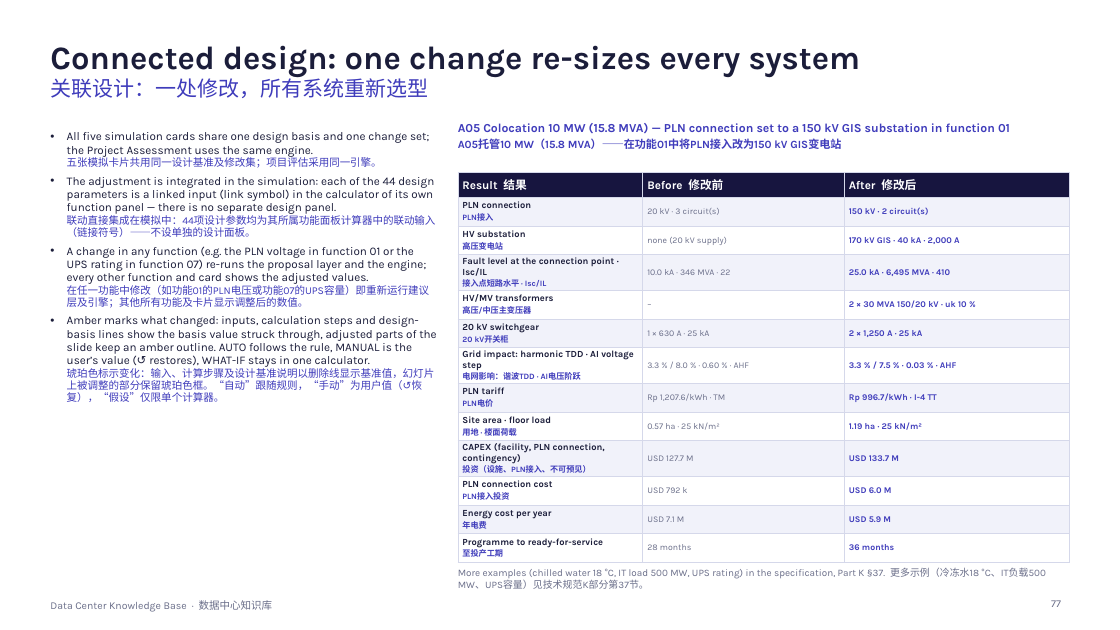
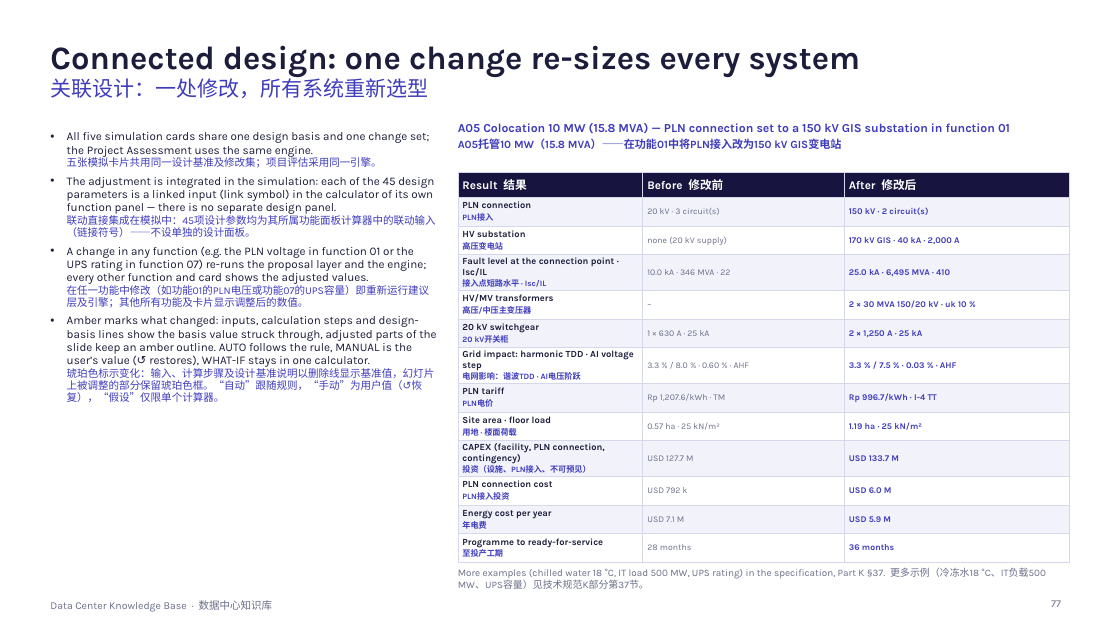
Before and after one commit to Alexandervsq/Data-Center-Project-Assessment, a slide deck: slide 77 of downloads/Data Center Knowledge Base (EN-ZH).pptx. Drawn at 1120x630 pixels with LibreOffice and Linux fonts; fonts in the diff are those of the drawing. Boxes give left, top, right and bottom in pixels: in the first picture for what was removed or moved away, otherwise in the second. Text is boxed around its words. In the diff, an @@ line names an element or a change of style, - is before the commit and + after.

```diff
--- a/downloads/Data Center Knowledge Base (EN-ZH).pptx
+++ b/downloads/Data Center Knowledge Base (EN-ZH).pptx
@@ text at (67, 177, 436, 237): text changed @@
-• The adjustment is integrated in the simulation: each of the 44 design parameters is a linked input (link symbol) in the calculator of its own function panel — there is no separate design panel.
-  联动直接集成在模拟中：44项设计参数均为其所属功能面板计算器中的联动输入（链接符号）——不设单独的设计面板。
+• The adjustment is integrated in the simulation: each of the 45 design parameters is a linked input (link symbol) in the calculator of its own function panel — there is no separate design panel.
+  联动直接集成在模拟中：45项设计参数均为其所属功能面板计算器中的联动输入（链接符号）——不设单独的设计面板。
```
Also in this commit, not shown: 6 other slides changed, 1 slide added, 11 other files.
